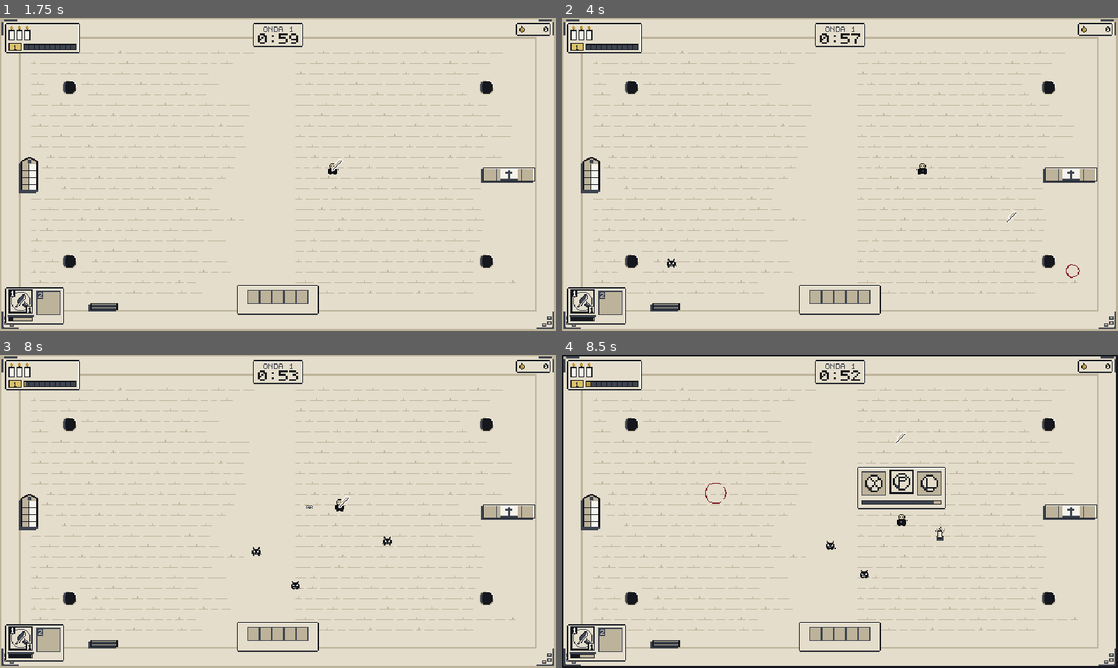
Above: before the commit, frames 1-4 (two rows, left to right).
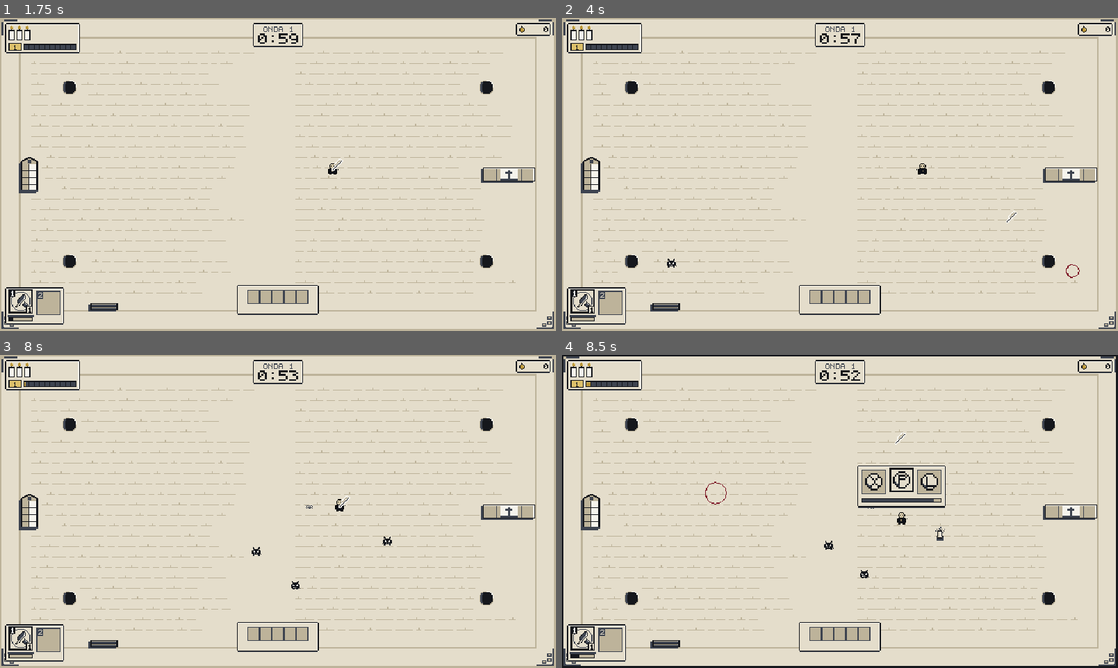
Above: after the commit, the same moments.

Repository: Andersonndiass/scribe_of_the_damned
Game: Godot game, scene res://src/main/main.tscn
Same seed, same stepped clock (60 frames per second), same inputs: the game is played once before the commit and once after it. This scene is started directly instead of the project's main scene.
Inputs (mouse positions are in pixels of both pictures, inside the frame that each line leads up to):
- Up to frame 1 (1.75 s): tap Enter (shop_next) at 0.5 s; move the mouse to (400, 158) at 0.52 s; hold D (move_right) 0.53-1.25 s; hold Space (cast) 0.53-1.25 s; click (400, 158) at 0.67 s; tap L (shop_lock) at 0.77 s; drag from (166, 190) to (333, 168) at 1.27 s
- Up to frame 2 (4 s): move the mouse to (895, 105) at 2.02 s; hold D (move_right) 2.03-2.75 s; tap 2 (grace_pick_2) at 2.1 s; drag from (812, 237) to (673, 127) at 2.77 s; move the mouse to (1006, 221) at 3.52 s; hold A (move_left) from 3.53 s (still down); tap Right (letter_next) at 3.6 s; tap L (shop_lock) at 3.77 s
- Up to frame 3 (8 s): release A (move_left) at 4.25 s; drag from (111, 464) to (339, 505) at 4.27 s; move the mouse to (305, 511) at 5.02 s; hold S (move_down) 5.03-5.75 s; hold Shift (purge) 5.03-5.75 s; click (305, 511) at 5.17 s; drag from (194, 433) to (166, 527) at 5.77 s; move the mouse to (400, 495) at 6.52 s; hold W (move_up) 6.53-7.25 s; tap Alt at 6.6 s; tap L (shop_lock) at 6.77 s; drag from (166, 527) to (339, 505) at 7.27 s
- Up to frame 4 (8.5 s): move the mouse to (895, 442) at 8.02 s; hold S (move_down) from 8.03 s (still down); tap J at 8.1 s

Frame 1 is identical in both runs. In frame 2, less than 0.1% of the frame differs, in the area x 1-6%, y 95-97%; in frame 3, less than 0.1%; in frame 4, 1.2%, in the area x 3-69%, y 35-97%.

Commit message:
017 T1742: relógios das armas em 64 bits (Crucifixo nos níveis 2–4 não atirava) + docs
- Arsenal: _timers/_windup em PackedFloat64Array; com float32, 1,4 travado virava 1,39999998 < 1,4
  e a antecipação nunca começava (achado pela sonda por arma e por onda)
- Teste de regressão: todo nível do Crucifixo atira
- Art bible (§6.2, §6.2b, §8.2, §9, §14), FEATURES e CLAUDE.md atualizados para a 017

Co-Authored-By: Claude Opus 5.5 <noreply@anthropic.com>
Claude-Session: https://claude.ai/code/session_01QSgUesEpXiQ6X7fqaNvEn8

Diff:
--- a/src/weapons/arsenal.gd
+++ b/src/weapons/arsenal.gd
@@ -20,9 +20,9 @@
 ## Folga da soma de frames na antecipação (0,2 s = 12 frames, não 13).
 const WINDUP_EPS := 0.0001
 
-var _timers := PackedFloat32Array()
+var _timers := PackedFloat64Array()  # 64 bits: com 32, 1,4 travado vira 1,39999998 < 1,4 e a arma nunca atira
 ## Antecipação em curso por espaço (< 0 = nenhuma).
-var _windup := PackedFloat32Array()
+var _windup := PackedFloat64Array()
 var _draw_left: float = 0.0
 ## Raio da Bíblia (um só: só a arma ativa ataca).
 var beam: BeamWeapon
--- a/tests/unit/test_bible_crucifix.gd
+++ b/tests/unit/test_bible_crucifix.gd
@@ -154,3 +154,15 @@
 	assert_lt(_arsenal.loadout.slots[1].charge, 1.0, "no saque, ainda subindo")
 	_run(0.1)
 	assert_eq(_arsenal.loadout.slots[1].charge, 1.0)
+
+
+func test_every_crucifix_level_fires() -> void:
+	# Regressão (017 T1742): no nível 3 (intervalo 1,4 s) a recarga em float de 32 bits travava
+	# em 1,39999998 < 1,4 e o Crucifixo nunca atirava.
+	for level: int in range(1, CRUCIFIX.max_level() + 1):
+		_shots = 0
+		_arsenal.loadout = Loadout.new(2, CRUCIFIX)
+		_arsenal.loadout.slots[0].level = level
+		_arsenal._timers.fill(0.0)
+		_run(CRUCIFIX.stats(level).interval + CRUCIFIX.windup + 0.1)
+		assert_eq(_shots, 1, "nível %d atira" % level)
Not shown, changed: CLAUDE.md
Not shown, changed: FEATURES.md
Not shown, changed: specs/000-game-bible/art-bible.md
